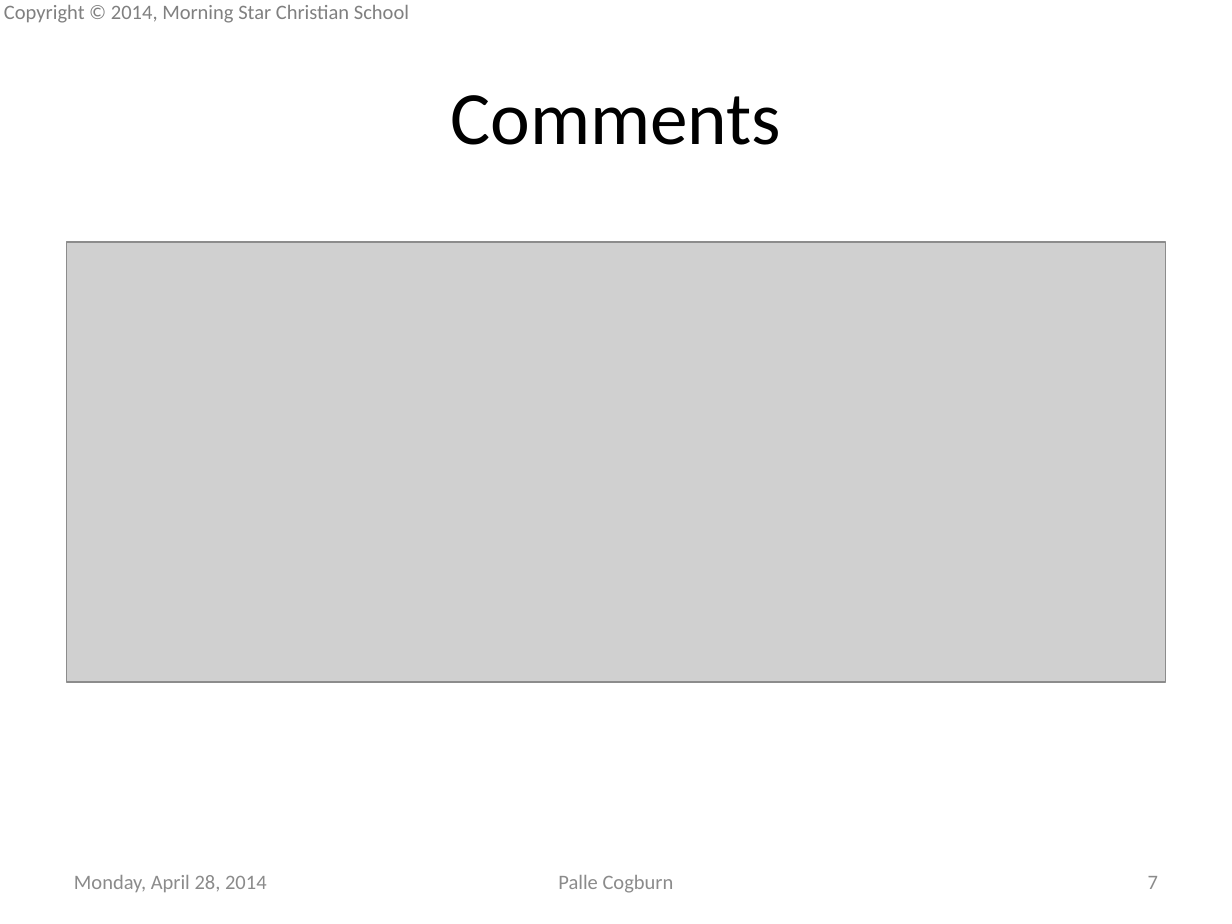
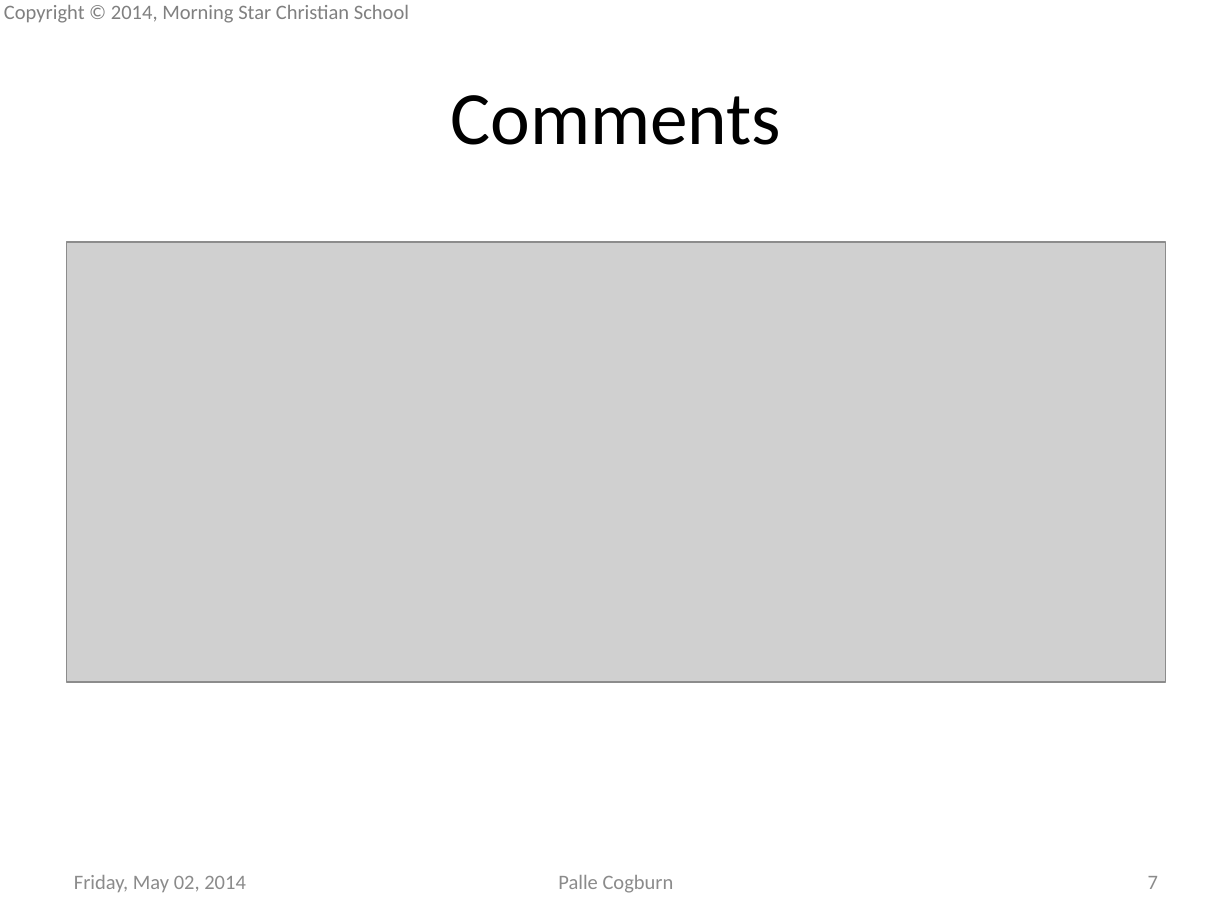
Before and after one commit to mscsbend/presentations, a slide deck: slide 7 of Lesson 2.pptx. Drawn at 1232x924 pixels with LibreOffice and Linux fonts; fonts in the diff are those of the drawing; grey boxes stand for pictures; background and template pictures are left out. Boxes give left, top, right and bottom in pixels: in the first picture for what was removed or moved away, otherwise in the second. Text is boxed around its words. In the diff, an @@ line names an element or a change of style, - is before the commit and + after.

```diff
--- a/Lesson 2.pptx
+++ b/Lesson 2.pptx
@@ text at box(74, 875, 246, 892): text changed @@
-Monday, April 28, 2014
+Friday, May 02, 2014
```
Also in this commit, not shown: 28 other slides changed, 22 slides added.
